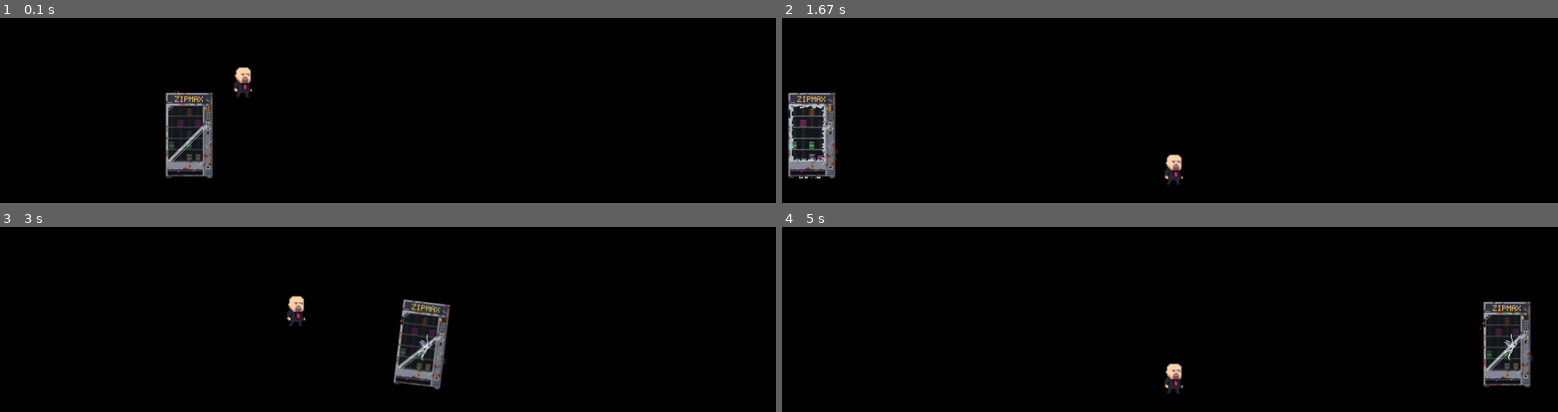
Above: before the commit, frames 1-4 (two rows, left to right).
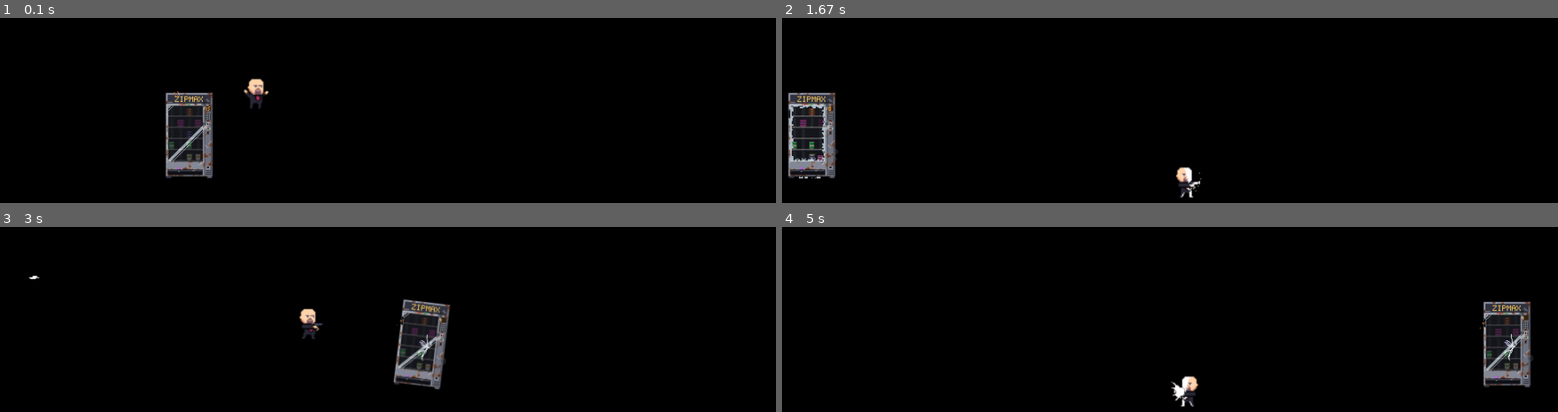
Above: after the commit, the same moments.

Repository: polgonzalez05/luathon-MasAitorGonzalezPolGarciaEnricMorerresJordiDoneuxGillesDelohenLuc
Game: LÖVE game, started from main.lua
Two runs of this game, one before a commit and one after it. Both use one fixed random seed, a clock stepped at 60 frames per second and the inputs below.
Inputs:
- Up to frame 1 (0.1 s): no input
- Up to frame 2 (1.67 s): tap F at 0.33, 0.73, 1.03, 1.23, 1.53 s; hold D 0.67-1.13 s; tap Space at 0.82 s; hold D 1.17-1.63 s
- Up to frame 3 (3 s): hold A 1.67-2.2 s; tap F at 1.73, 2.03, 2.3, 2.6, 2.73 s; hold A 2.23-2.63 s; tap Space at 2.38 s; hold D from 2.67 s (still down)
- Up to frame 4 (5 s): tap F at 3.03, 3.4, 3.7, 3.9, 4.2, 4.4, 4.7, 4.9 s; release D at 3.3 s; hold A 3.33-3.8 s; hold D 3.83-4.3 s; tap Space at 3.98 s; hold D 4.33-4.8 s; hold A from 4.83 s (still down)

The runs differ from the first frame. In frame 1, 0.5% of the frame differs, in the area x 30-35%, y 26-50%; in frame 2, 0.6%; in frame 3, 0.6%; in frame 4, 0.6%, in the area x 49-54%, y 73-98%.

Commit message:
Disparo y animaciones

Diff:
--- a/src/character.lua
+++ b/src/character.lua
@@ -1,10 +1,54 @@
-local AnimatedActor = AnimatedActor or require "lib/animatedActor"
-local Vector = Vector or require "lib/vector"
+local AnimatedActor = require "lib/animatedActor"
+local Vector = require "lib/vector"
 
 local Character = AnimatedActor:extend()
 
+local function loadFrames(folder)
+    local info = love.filesystem.getInfo(folder)
+
+    if not info or info.type ~= "directory" then
+        return {}
+    end
+
+    local files = love.filesystem.getDirectoryItems(folder)
+
+    table.sort(files, function(a, b)
+        local numberA = tonumber(a:match("(%d+)%.[Pp][Nn][Gg]$")) or 0
+        local numberB = tonumber(b:match("(%d+)%.[Pp][Nn][Gg]$")) or 0
+
+        if numberA == numberB then
+            return a < b
+        end
+
+        return numberA < numberB
+    end)
+
+    local frames = {}
+
+    for _, file in ipairs(files) do
+        if file:lower():match("%.png$") then
+            frames[#frames + 1] =
+                love.graphics.newImage(folder .. "/" .. file)
+        end
+    end
+
+    return frames
+end
+
+local function makeAnimation(folder, frameTime)
+    return {
+        frames = loadFrames(folder),
+        speed = frameTime
+    }
+end
+
 function Character:new()
-    Character.super.new(self, "src/textures/idle/char-idle-0.png", 300, 200, 1, 0, 0, 1, 1)
+    Character.super.new(
+        self,
+        "src/textures/idle/char-idle-0.png",
+        300, 200, 1, 0, 0, 1, 1
+    )
+
     self.scale = Vector(1.5, 1.5)
 
     self.speed = 200
@@ -12,11 +56,115 @@
     self.jumpSpeed = -850
     self.velocityY = 0
     self.groundY = 320
+
     self.maxJumpHold = 0.25
     self.jumpHoldTime = 0
     self.jumpWasDown = false
-end
-
+
+    self.animations = {
+        Idle = makeAnimation("src/textures/idle", 0.12),
+        Pistol = makeAnimation("src/textures/pistol", 0.12),
+        Run = makeAnimation("src/textures/run", 0.08),
+        Jump = makeAnimation("src/textures/jump", 0.10),
+        Shoot = makeAnimation("src/textures/shoot", 0.08),
+        ["Run-pistol"] = makeAnimation("src/textures/run-pistol", 0.08)
+    }
+
+    self.effectFrames = loadFrames("src/textures/effect")
+    self.projectileFrames = loadFrames("src/textures/projectile")
+
+    self.projectiles = {}
+    self.effects = {}
+
+    self.hasPistol = true
+    self.facing = 1
+
+    self.fireRate = 0.5
+    self.fireCooldown = 0
+    self.shootTimer = 0
+    self.effectFrameTime = 0.05
+
+    self.currentAnimation = nil
+    self.currentFrame = 1
+    self.frameTimer = 0
+    self.animationLoop = true
+
+    self:playAnimation("Idle", true)
+end
+
+function Character:playAnimation(name, loop)
+    local animation = self.animations[name]
+
+    if not animation or #animation.frames == 0 then
+        return false
+    end
+
+    if self.currentAnimation ~= name then
+        self.currentAnimation = name
+        self.currentFrame = 1
+        self.frameTimer = 0
+    end
+
+    self.animationLoop = loop
+    return true
+end
+
+function Character:playFirstAvailable(names, loop)
+    for _, name in ipairs(names) do
+        if self:playAnimation(name, loop) then
+            return
+        end
+    end
+end
+
+function Character:updateAnimation(dt)
+    local animation = self.animations[self.currentAnimation]
+
+    if not animation or #animation.frames == 0 then
+        return
+    end
+
+    self.frameTimer = self.frameTimer + dt
+
+    while self.frameTimer >= animation.speed do
+        self.frameTimer = self.frameTimer - animation.speed
+
+        if self.currentFrame < #animation.frames then
+            self.currentFrame = self.currentFrame + 1
+        elseif self.animationLoop then
+            self.currentFrame = 1
+        else
+            self.currentFrame = #animation.frames
+            self.frameTimer = 0
+            break
+        end
+    end
+end
+
+function Character:updateProjectiles(dt)
+    local screenWidth = love.graphics.getWidth()
+
+    for i = #self.projectiles, 1, -1 do
+        local projectile = self.projectiles[i]
+
+        projectile.x = projectile.x
+            + projectile.direction * projectile.speed * dt
+        projectile.time = projectile.time + dt
+
+        if projectile.x < -100 or projectile.x > screenWidth + 100 then
+            table.remove(self.projectiles, i)
+        end
+    end
+
+    for i = #self.effects, 1, -1 do
+        local effect = self.effects[i]
+        effect.time = effect.time + dt
+
+        if effect.time >= #self.effectFrames * self.effectFrameTime then
+            table.remove(self.effects, i)
+        end
+    end
+end
 
 function Character:update(dt)
     local spaceDown = love.keyboard.isDown("space")
@@ -28,12 +176,18 @@
 
     self.jumpWasDown = spaceDown
 
+    local moving = false
+
     if love.keyboard.isDown("a") then
         self.position.x = self.position.x - self.speed * dt
+        self.facing = -1
+        moving = true
     end
 
     if love.keyboard.isDown("d") then
         self.position.x = self.position.x + self.speed * dt
+        self.facing = 1
+        moving = true
     end
 
     local gravity = self.gravity
@@ -55,10 +209,79 @@
         self.position.y = self.groundY
         self.velocityY = 0
     end
-end
-
-function Character:draw()
-    Character.super.draw(self)
+
+    self.fireCooldown = math.max(0, self.fireCooldown - dt)
+
+    local fireDown =
+        love.keyboard.isDown("f") or love.mouse.isDown(1)
+
+    if fireDown and self.fireCooldown <= 0 then
+        self:shoot()
+        self.fireCooldown = self.fireRate
+    end
+
+    self.shootTimer = math.max(0, self.shootTimer - dt)
+    self:updateProjectiles(dt)
+
+    if self.shootTimer > 0 then
+        self:playFirstAvailable({ "Shoot", "Pistol", "Idle" }, false)
+    elseif self.position.y < self.groundY then
+        self:playFirstAvailable({ "Jump", "Pistol", "Idle" }, false)
+    elseif moving and self.hasPistol then
+        self:playFirstAvailable(
+            { "Run-pistol", "Run", "Pistol", "Idle" },
+            true
+        )
+    elseif moving then
+        self:playFirstAvailable({ "Run", "Idle" }, true)
+    elseif self.hasPistol then
+        self:playFirstAvailable({ "Pistol", "Idle" }, true)
+    else
+        self:playAnimation("Idle", true)
+    end
+
+    self:updateAnimation(dt)
+end
+
+function Character:shoot()
+    local shootAnimation = self.animations["Shoot"]
+
+    if shootAnimation and #shootAnimation.frames > 0 then
+        self.shootTimer = #shootAnimation.frames * shootAnimation.speed
+
+        self.currentAnimation = nil
+        self:playAnimation("Shoot", false)
+    end
+
+    local offsetX
+
+    if self.facing == 1 then
+        offsetX = 46.5
+    else
+        offsetX = 17.5
+    end
+
+    local muzzleX = self.position.x + offsetX * self.scale.x
+    local muzzleY = self.position.y + 35.5 * self.scale.y
+
+    if #self.effectFrames > 0 then
+        table.insert(self.effects, {
+            x = self.position.x,
+            y = self.position.y,
+            direction = self.facing,
+            time = 0
+        })
+    end
+
+    if #self.projectileFrames > 0 then
+        table.insert(self.projectiles, {
+            x = muzzleX,
+            y = muzzleY,
+            direction = self.facing,
+            speed = 650,
+            time = 0
+        })
+    end
 end
 
 function Character:jump()
@@ -68,4 +291,71 @@
     end
 end
 
+function Character:draw()
+    for _, projectile in ipairs(self.projectiles) do
+        local frameNumber =
+            math.floor(projectile.time / 0.08) % #self.projectileFrames + 1
+        local image = self.projectileFrames[frameNumber]
+
+        love.graphics.draw(
+            image,
+            projectile.x,
+            projectile.y,
+            0,
+            1.5 * projectile.direction,
+            1.5,
+            image:getWidth() / 2,
+            image:getHeight() / 2
+        )
+    end
+
+    -- Dibuja el personaje.
+    local animation = self.animations[self.currentAnimation]
+
+    if animation and #animation.frames > 0 then
+        local image = animation.frames[self.currentFrame]
+        local drawX = self.position.x
+        local scaleX = self.scale.x * self.facing
+
+        if self.facing < 0 then
+            drawX = drawX + image:getWidth() * self.scale.x
+        end
+
+        love.graphics.draw(
+            image,
+            drawX,
+            self.position.y,
+            0,
+            scaleX,
+            self.scale.y
+        )
+    end
+
+    for _, effect in ipairs(self.effects) do
+        if #self.effectFrames > 0 then
+            local frameNumber =
+                math.floor(effect.time / self.effectFrameTime) + 1
+
+            frameNumber = math.min(frameNumber, #self.effectFrames)
+
+            local image = self.effectFrames[frameNumber]
+            local drawX = effect.x
+            local scaleX = self.scale.x * effect.direction
+
+            if effect.direction < 0 then
+                drawX = drawX + image:getWidth() * self.scale.x
+            end
+
+            love.graphics.draw(
+                image,
+                drawX,
+                effect.y,
+                0,
+                scaleX,
+                self.scale.y
+            )
+        end
+    end
+end
+
 return Character
Renamed: src/textures/char-effect-0.png -> src/textures/effect/char-effect-0.png
Renamed: src/textures/char-effect-1.png -> src/textures/effect/char-effect-1.png
Renamed: src/textures/char-effect-2.png -> src/textures/effect/char-effect-2.png
Renamed: src/textures/char-effect-3.png -> src/textures/effect/char-effect-3.png
Renamed: src/textures/shoot/char-pistol-0.png -> src/textures/pistol/char-pistol-0.png
Renamed: src/textures/shoot/char-pistol-1.png -> src/textures/pistol/char-pistol-1.png
Renamed: src/textures/shoot/char-pistol-2.png -> src/textures/pistol/char-pistol-2.png
Renamed: src/textures/shoot/char-pistol-3.png -> src/textures/pistol/char-pistol-3.png
Renamed: src/textures/projectile1.png -> src/textures/projectile/projectile1.png
Renamed: src/textures/projectile2.png -> src/textures/projectile/projectile2.png
